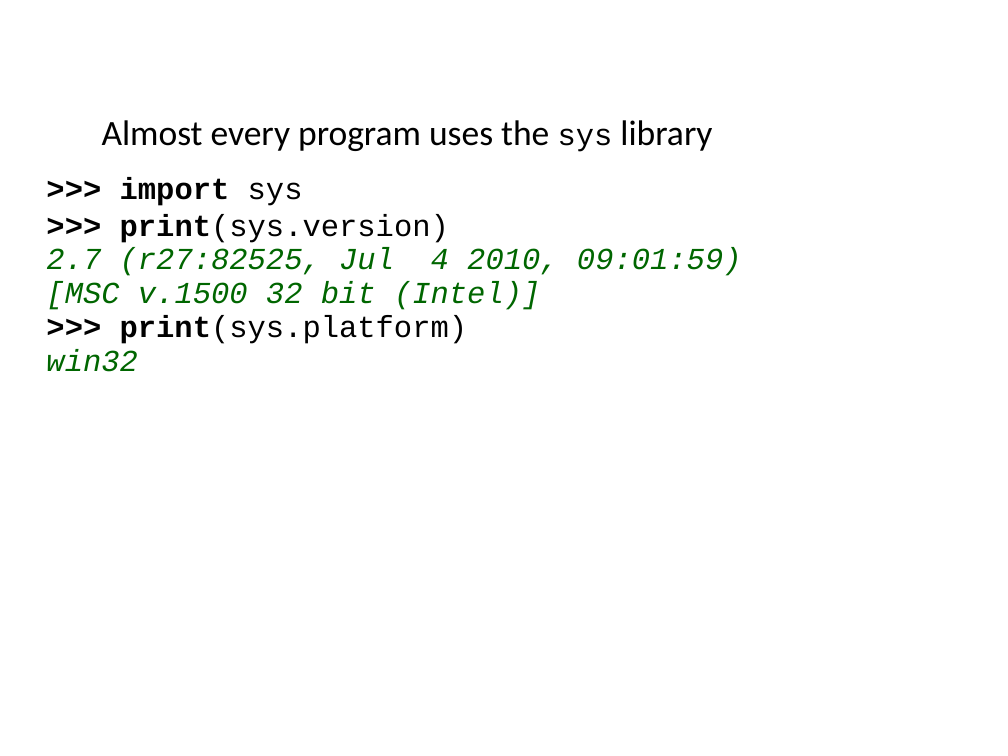
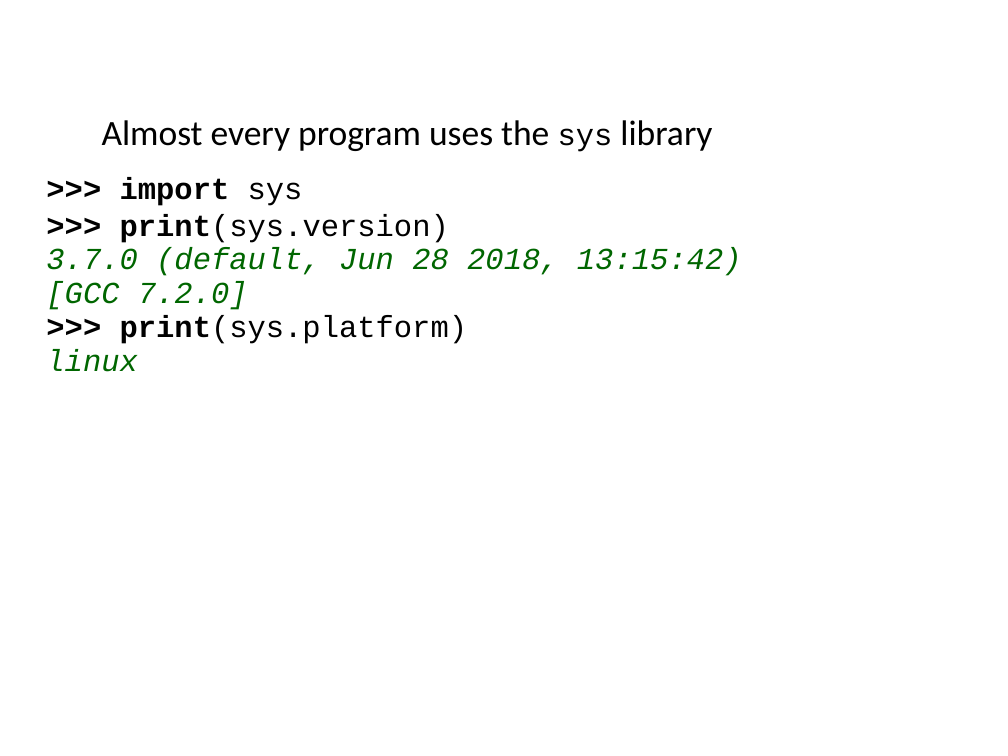
Before and after one commit to ncasuk/ncas-isc, a slide deck: slide 43 of python/presentations/learning_python/16_lib.pptx. Drawn at 1008x756 pixels with LibreOffice and Linux fonts; fonts in the diff are those of the drawing; background and template pictures are left out. Boxes give left, top, right and bottom in pixels: in the first picture for what was removed or moved away, otherwise in the second. Text is boxed around its words. In the diff, an @@ line names an element or a change of style, - is before the commit and + after.

```diff
--- a/python/presentations/learning_python/16_lib.pptx
+++ b/python/presentations/learning_python/16_lib.pptx
@@ text at [46,247,742,310]: text changed @@
-2.7 (r27:82525, Jul 4 2010, 09:01:59)
-[MSC v.1500 32 bit (Intel)]
+3.7.0 (default, Jun 28 2018, 13:15:42)
+[GCC 7.2.0]
@@ text at [46,349,137,372]: text changed @@
-win32
+linux
```
Also in this commit, not shown: 4 other slides changed, 1 other file.
